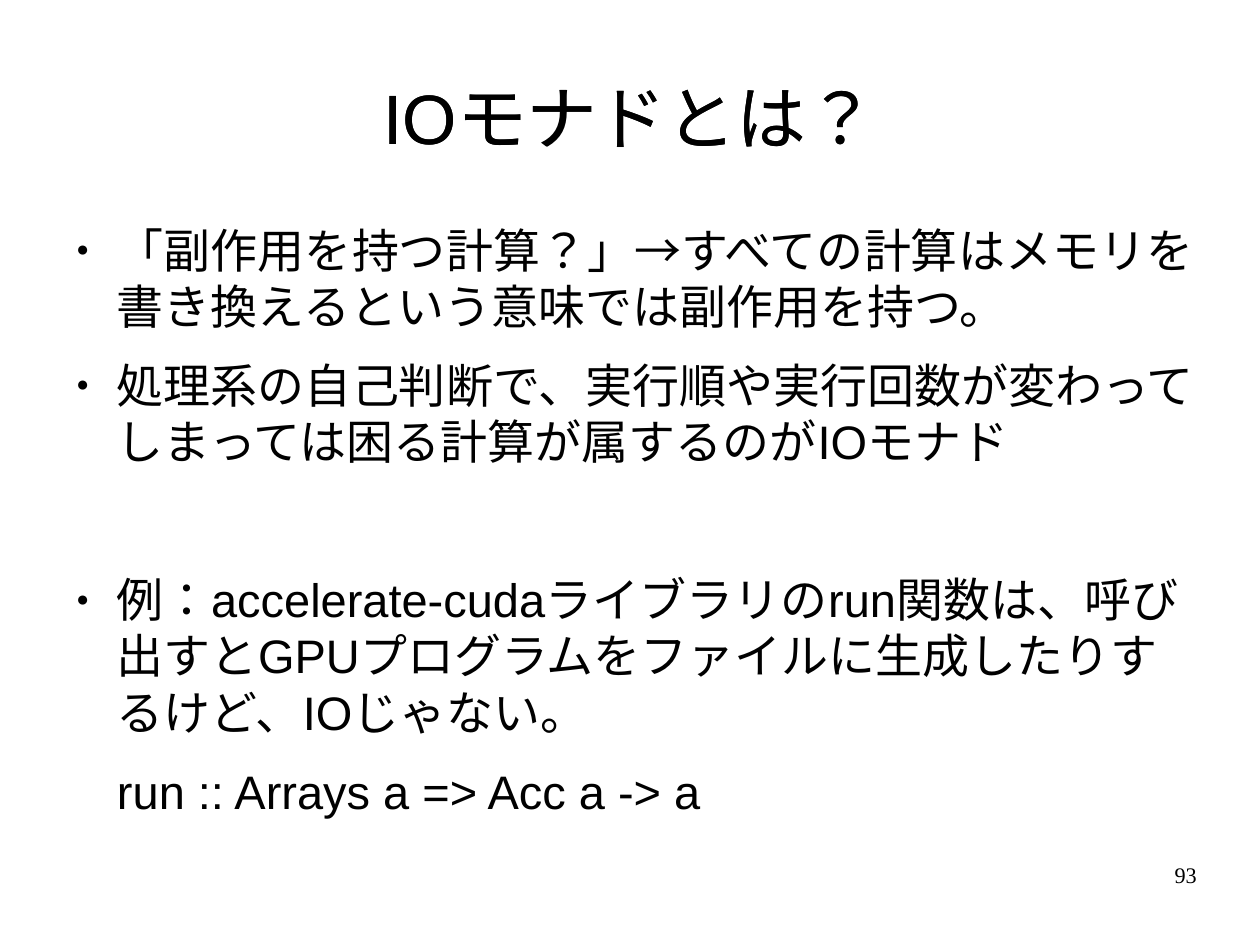
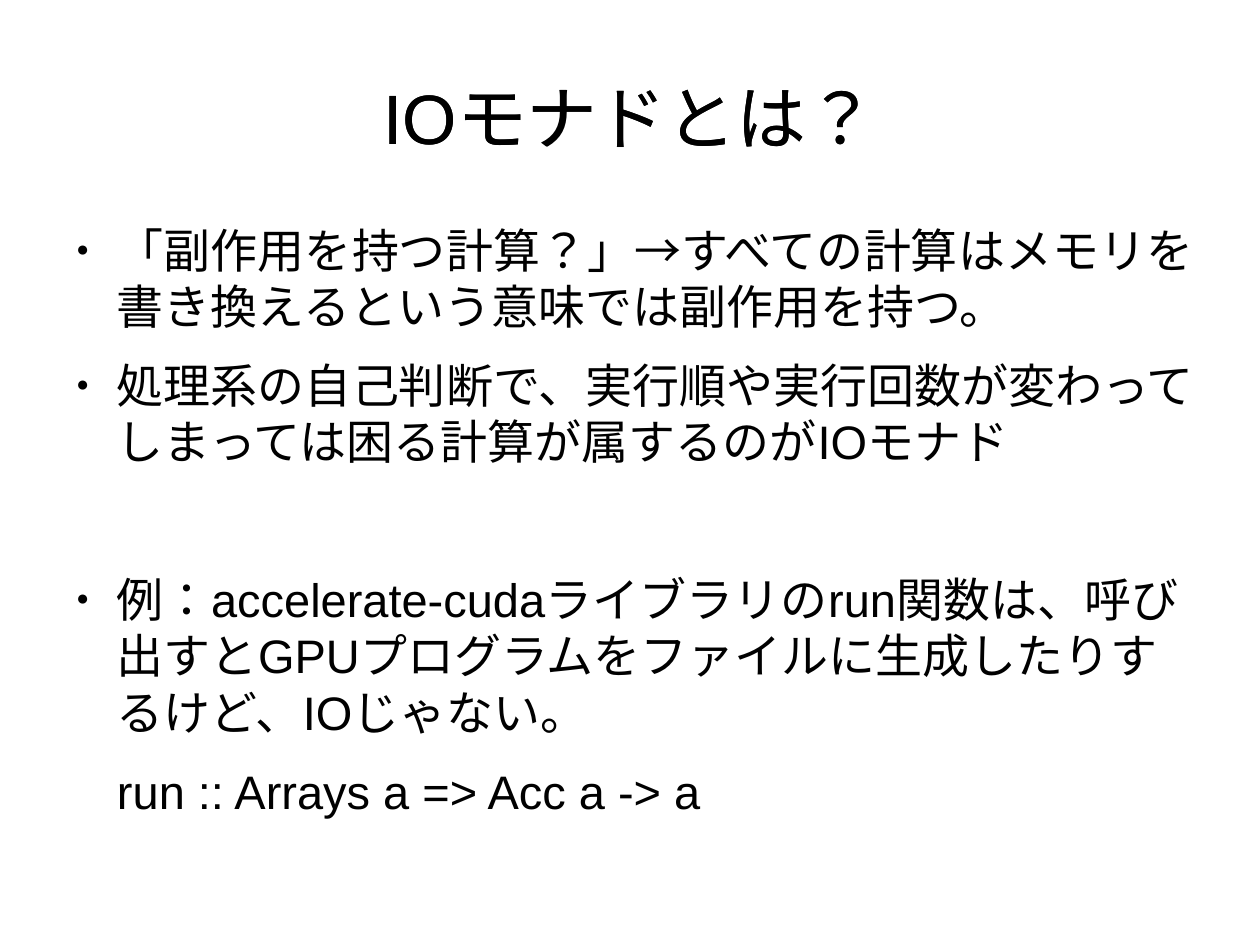
Before and after one commit to nushio3/learn-haskell, a slide deck: slide 91 of Tsukuba-2016.odp (slide 93 before the commit). Drawn at 1260x945 pixels with LibreOffice and Linux fonts; fonts in the diff are those of the drawing. Boxes give left, top, right and bottom in pixels: in the first picture for what was removed or moved away, otherwise in the second. Text is boxed around its words. In the diff, an @@ line names an element or a change of style, - is before the commit and + after.

```diff
--- a/Tsukuba-2016.odp
+++ b/Tsukuba-2016.odp
@@ page number removed at (1175, 868, 1197, 884) @@
-93
```
Also in this commit, not shown: 4 other slides changed, 1 other file.
